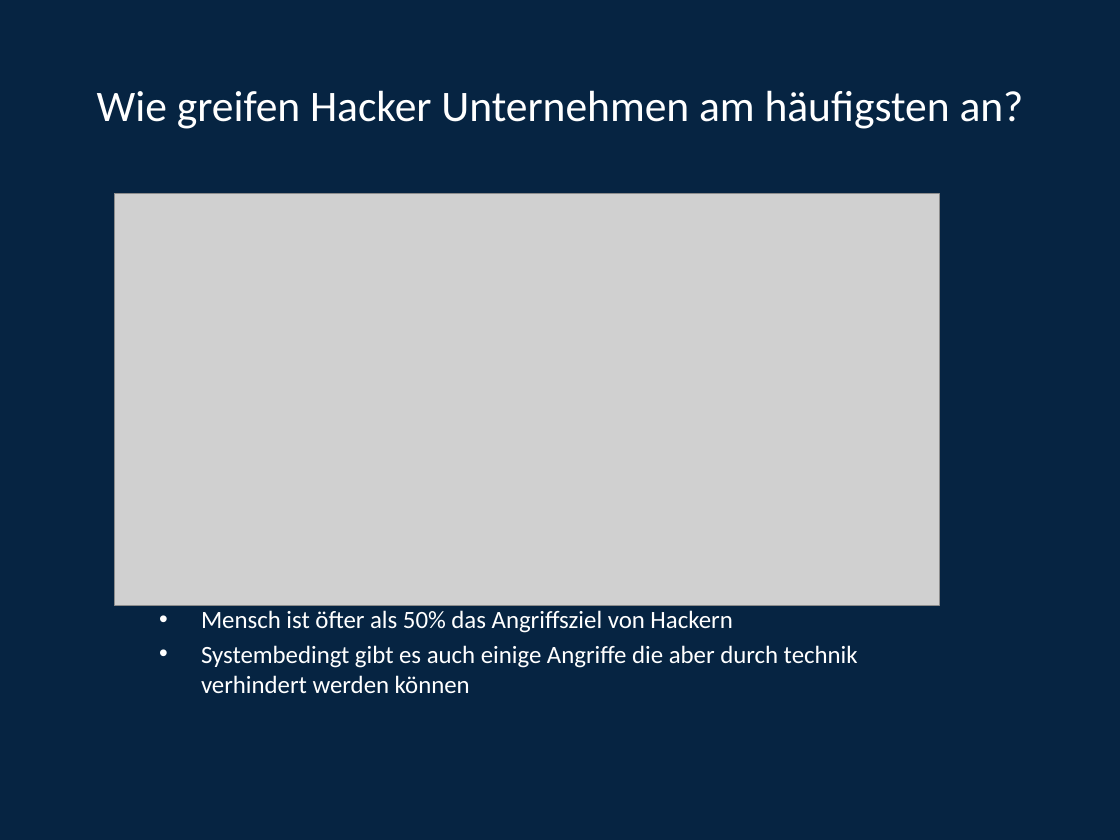
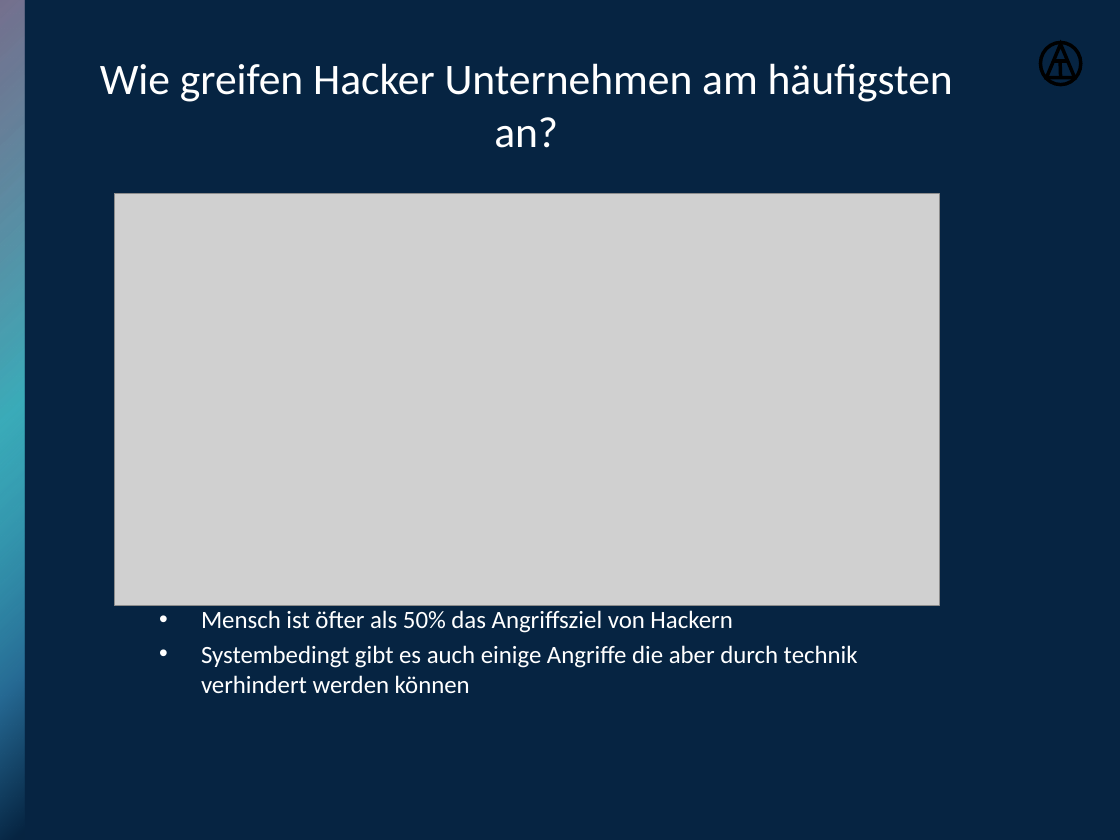
Before and after one commit to TimKossmann/storytelling, a slide deck: slide 4 of Powerpoint.pptx (slide 3 before the commit). Drawn at 1120x840 pixels with LibreOffice and Linux fonts; fonts in the diff are those of the drawing; grey boxes stand for pictures; background and template pictures are left out. Boxes give left, top, right and bottom in pixels: in the first picture for what was removed or moved away, otherwise in the second. Text is boxed around its words. In the diff, an @@ line names an element or a change of style, - is before the commit and + after.

```diff
--- a/Powerpoint.pptx
+++ b/Powerpoint.pptx
@@ rectangle added at [0,0,25,840], fill gradient #C8A9C6 to #4DDBE3 to #276A94 to #072542 @@
@@ title "Wie greifen Hacker Unternehmen am ..." rewrapped from [97,90,1024,129] to [100,63,953,148] @@
@@ group added at [1040,43,1081,85]: 2 lines, 1 ellipse, 1 triangle @@
```
Also in this commit, not shown: 7 other slides changed, 1 slide added, 22 other files.
